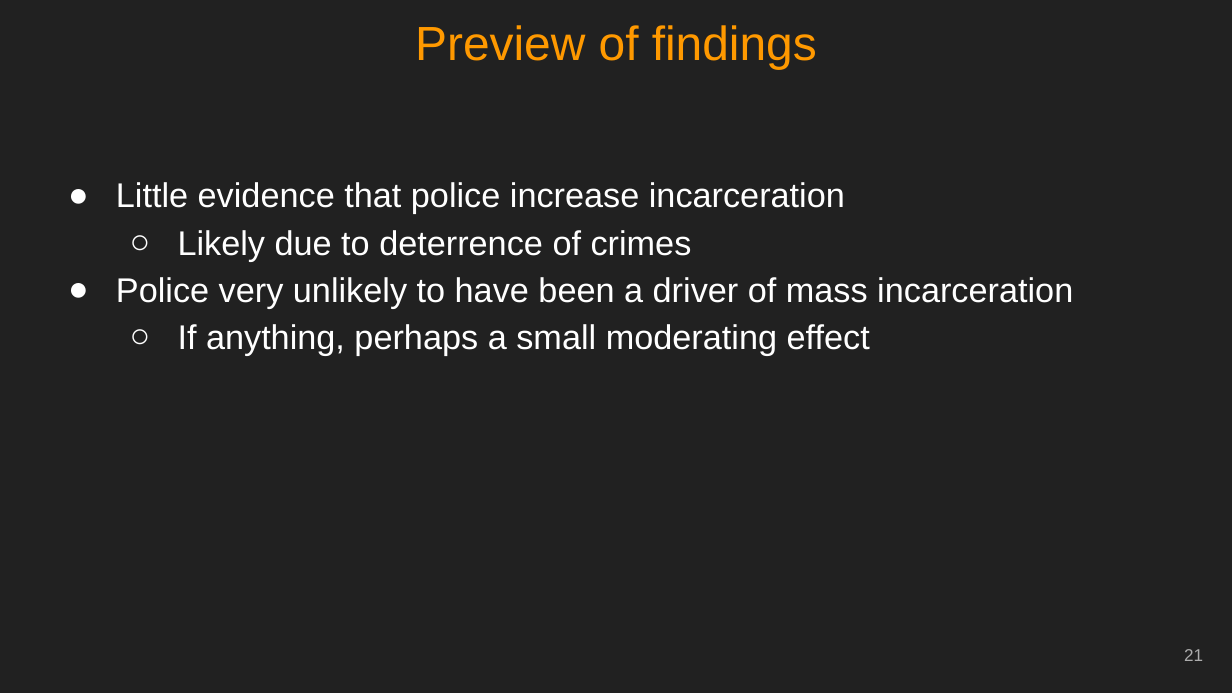
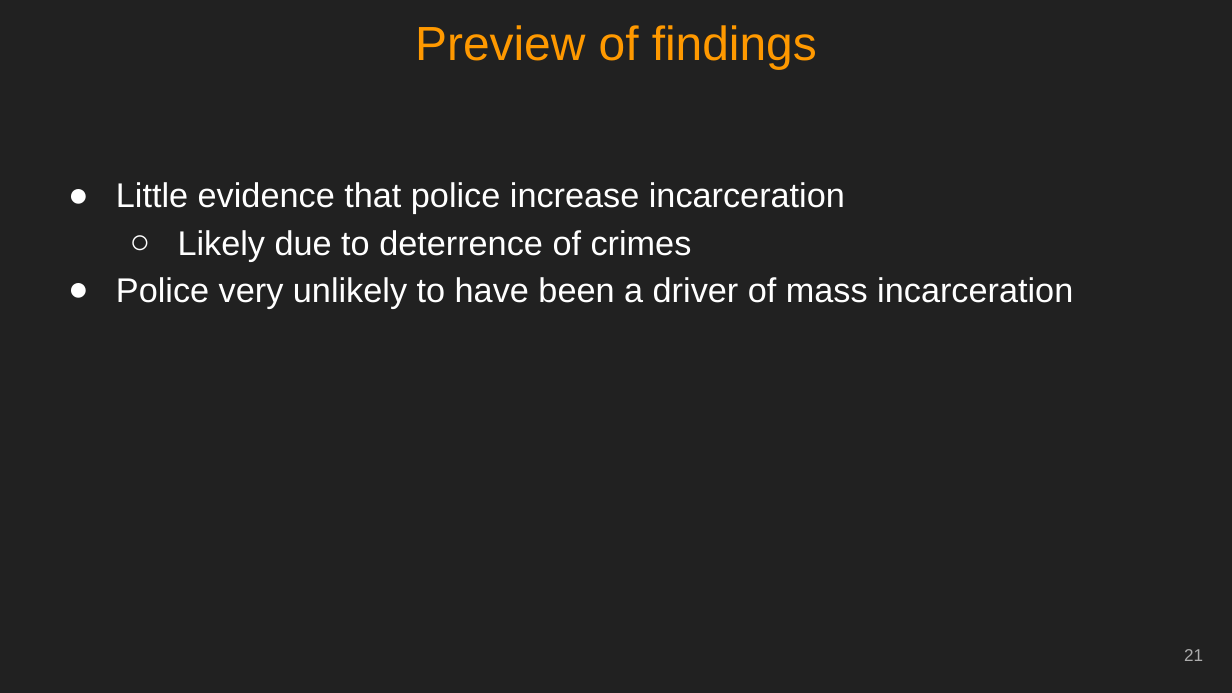
Before and after one commit to jacobkap/crimedatatool, a slide deck: slide 21 of kaplan_job_talk.pptx. Drawn at 1232x693 pixels with LibreOffice and Linux fonts; fonts in the diff are those of the drawing. Boxes give left, top, right and bottom in pixels: in the first picture for what was removed or moved away, otherwise in the second. Text is boxed around its words. In the diff, an @@ line names an element or a change of style, - is before the commit and + after.

```diff
--- a/kaplan_job_talk.pptx
+++ b/kaplan_job_talk.pptx
@@ text at box(178, 324, 870, 356): paragraph removed @@
-  ○ If anything, perhaps a small moderating effect
```
Also in this commit, not shown: 4 other slides changed.
